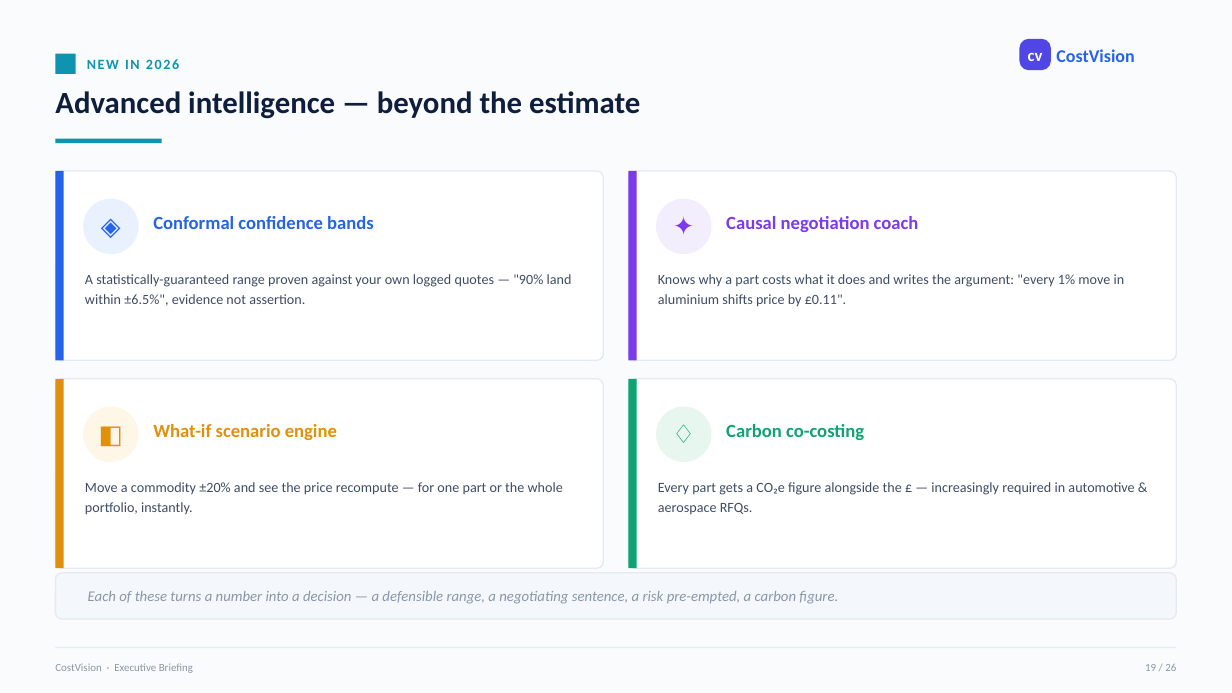
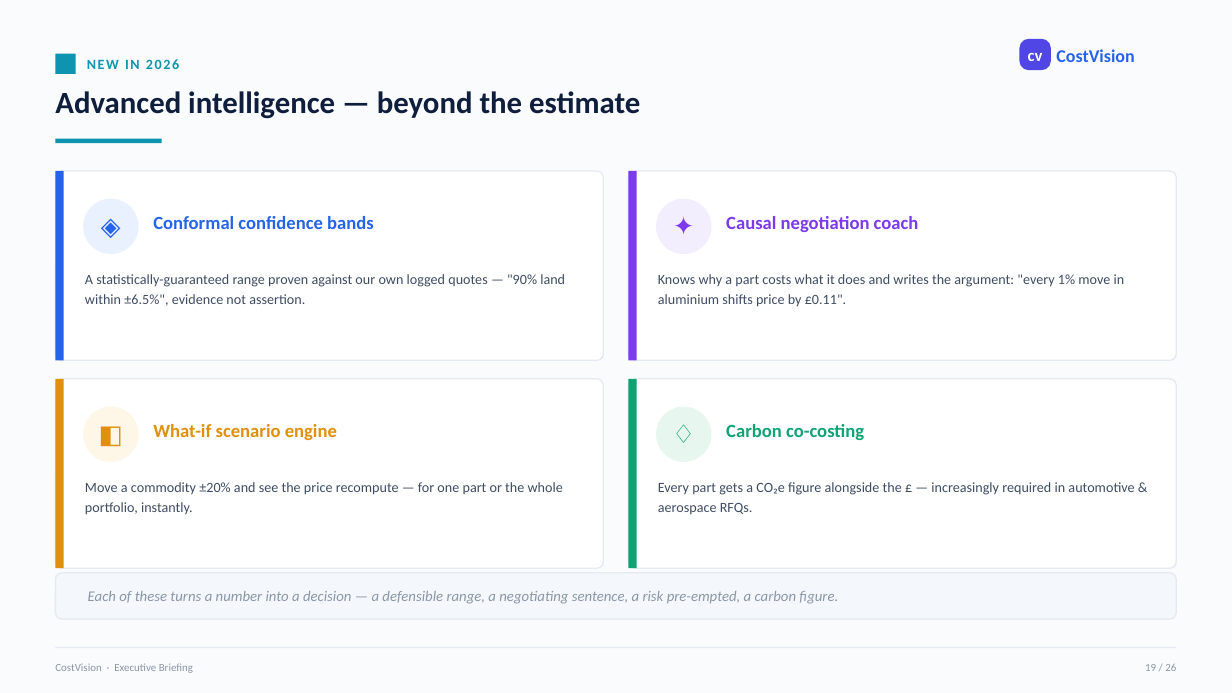
Before and after one commit to bhosaleavinash546/leamington-marathi, a slide deck: slide 19 of CostVision-Platform-Executive-Briefing.pptx. Drawn at 1232x693 pixels with LibreOffice and Linux fonts; fonts in the diff are those of the drawing. Boxes give left, top, right and bottom in pixels: in the first picture for what was removed or moved away, otherwise in the second. Text is boxed around its words. In the diff, an @@ line names an element or a change of style, - is before the commit and + after.

```diff
--- a/CostVision-Platform-Executive-Briefing.pptx
+++ b/CostVision-Platform-Executive-Briefing.pptx
@@ text at <box>85,274,565,306</box>: text changed @@
-A statistically-guaranteed range proven against your own logged quotes — "90% land within ±6.5%", evidence not assertion.
+A statistically-guaranteed range proven against our own logged quotes — "90% land within ±6.5%", evidence not assertion.
```
Also in this commit, not shown: 14 other slides changed.
